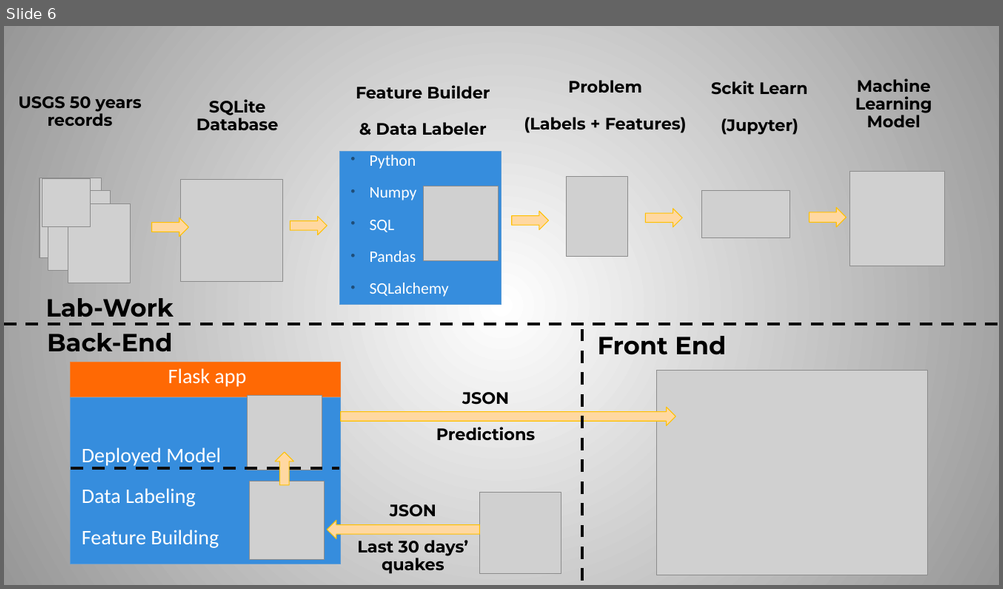
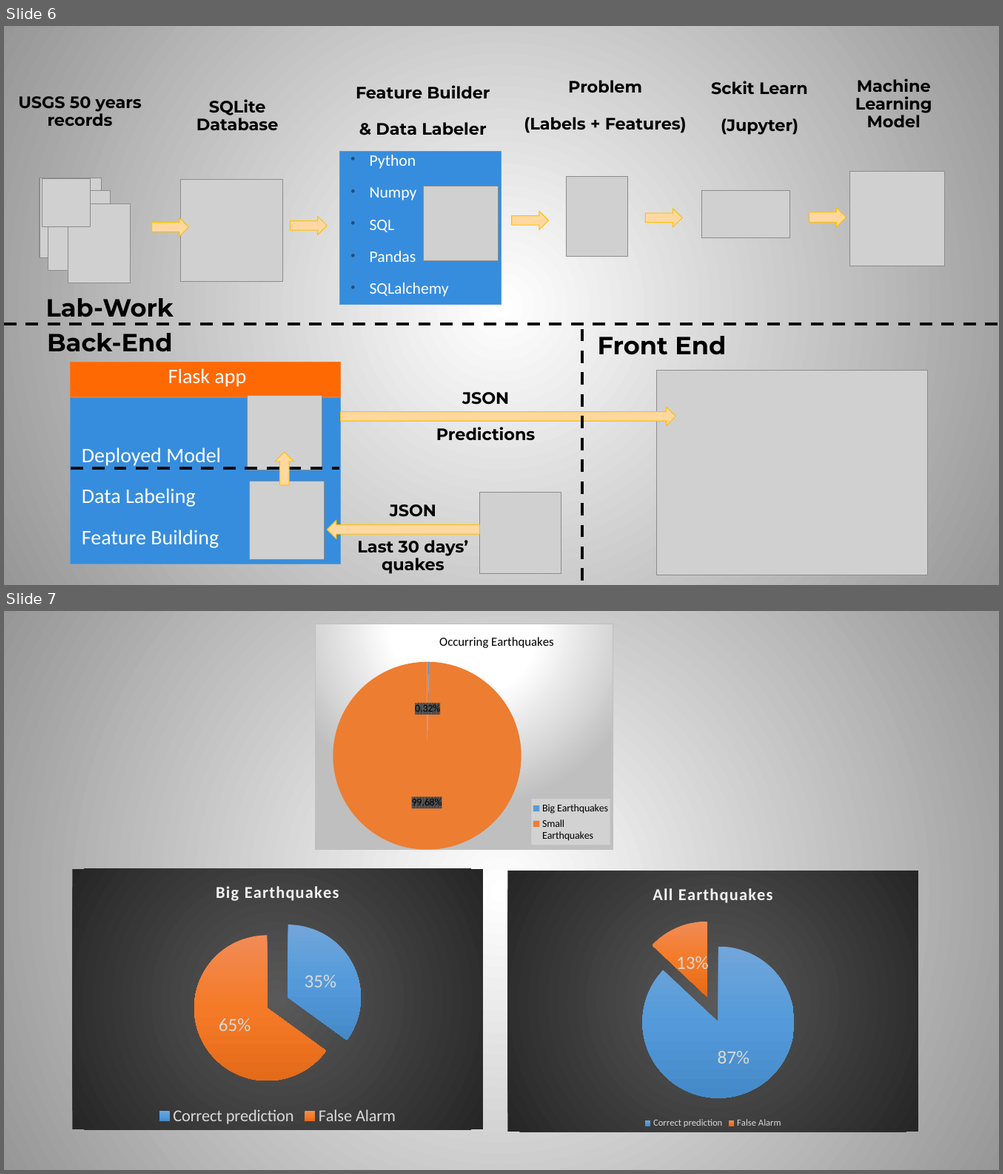
Before and after one commit to spakyari/project3-quake-prd, a slide deck: presentation/Group 6 Project 3 - Earthquake Prediction SP.pptx. Shown one above the other, each under a label of ours: slide 6 before the commit, slides 6 and 7 after it. The pictures are 1003x589 and 1003x1174 pixels, drawn with LibreOffice and Linux fonts; fonts in the diff are those of the drawing; grey boxes stand for pictures. Boxes give left, top, right and bottom in pixels: in the first picture for what was removed or moved away, otherwise in the second. Text is boxed around its words. In the diff, an @@ line names an element or a change of style, - is before the commit and + after.

Commit message:
presentation ready

```diff
--- a/presentation/Group 6 Project 3 - Earthquake Prediction SP.pptx
+++ b/presentation/Group 6 Project 3 - Earthquake Prediction SP.pptx
@@ slide 7 added at (4,611,999,1170), background gradient #FFFFFF to #979797 @@
@@ pie chart added at (314,624,613,851) @@
+title "Occurring Earthquakes "
+categories: Big Earthquakes, Small Earthquakes
+Series 1: 0.32, 99.68
@@ pie chart added at (72,869,482,1130) @@
+title "Big Earthquakes "
+categories: Correct prediction, False Alarm
+Series 1: 35, 65
@@ pie chart added at (508,871,918,1132) @@
+title "All Earthquakes "
+categories: Correct prediction, False Alarm
+Series 1: 87, 13
```
